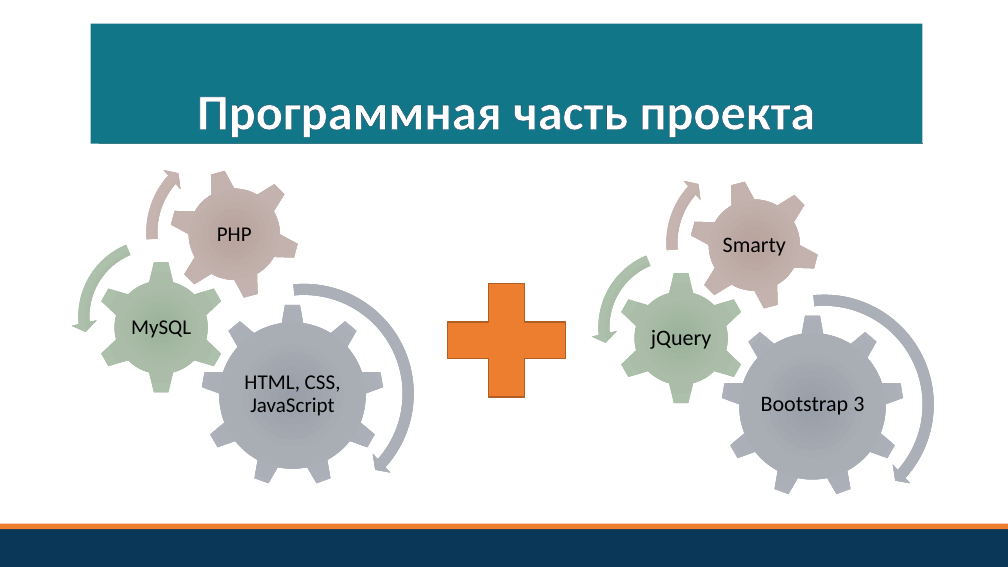
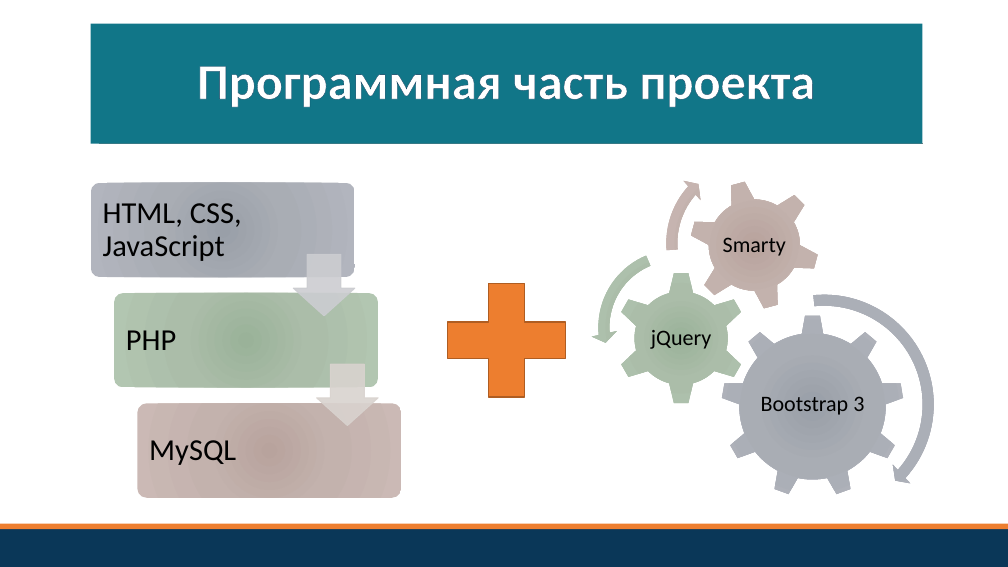
Before and after one commit to pmswga/ISC-EDUKIT, a slide deck: slide 5 of docs/EDUKIT.pptx. Drawn at 1008x567 pixels with LibreOffice and Linux fonts; fonts in the diff are those of the drawing. Boxes give left, top, right and bottom in pixels: in the first picture for what was removed or moved away, otherwise in the second. Text is boxed around its words. In the diff, an @@ line names an element or a change of style, - is before the commit and + after.

```diff
--- a/docs/EDUKIT.pptx
+++ b/docs/EDUKIT.pptx
@@ title "Программная часть проекта" at box(91, 23, 923, 144): vertical alignment bottom to middle @@
@@ group removed at box(71, 141, 421, 511): 3 gears, 2 circular arrows, 1 left circular arrow @@
@@ text "HTML, CSS, JavaScript": place and size @@
-text "HTML, CSS, JavaScript" at box(244, 375, 341, 416)
+text "HTML, CSS, JavaScript" at box(103, 203, 242, 261)
@@ text "PHP": place and size @@
-text "PHP" at box(217, 227, 252, 241)
+text "PHP" at box(126, 330, 176, 350)
@@ group added at box(91, 183, 402, 498): 3 rounded rectangles, 2 down arrows @@
@@ size 20 to 29 pt; alignment centre to left; more space between paragraphs in 3 elements at box(126, 330, 176, 350), box(103, 203, 242, 261), box(149, 440, 236, 465) @@
@@ text "MySQL": place and size @@
-text "MySQL" at box(131, 320, 191, 338)
+text "MySQL" at box(149, 440, 236, 465)
```
Also in this commit, not shown: 5 other slides changed, 1 slide added, 3 other files.
